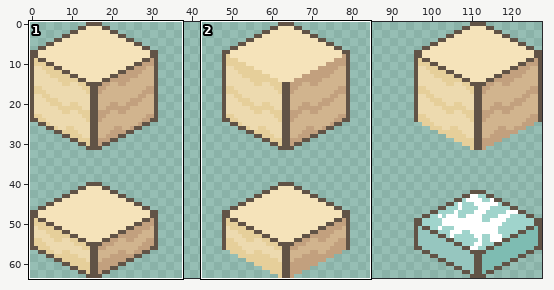
Pixel-art file, stored at Assets/Sprites/Environments/Lowland/Tilemap/Lowland_Tilemap.aseprite. Above, an overview of the earlier version with the close-up marked.
Close-up. Before the edit:
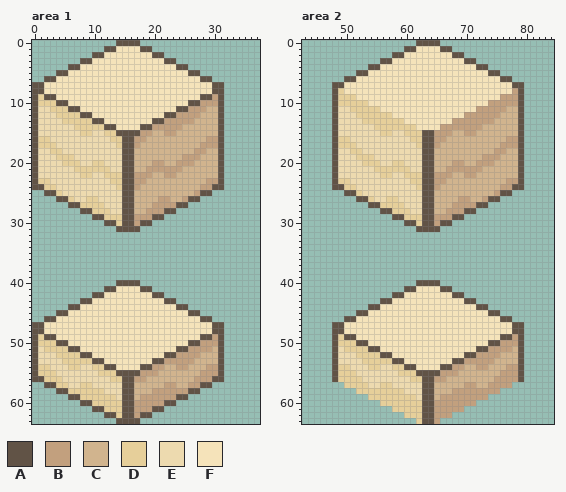
128x64 pixels, 1 frame. Shown: area 1: x 0..37, y 0..63; area 2: x 43..84, y 0..63. The commit also changed other parts of the picture, which this record leaves out.
Palette (. is transparent): A #615346  B #c2a07e  C #d1b48e  D #e6cf9a  E #eddaaf  F #f5e3ba
The same view after the edit:
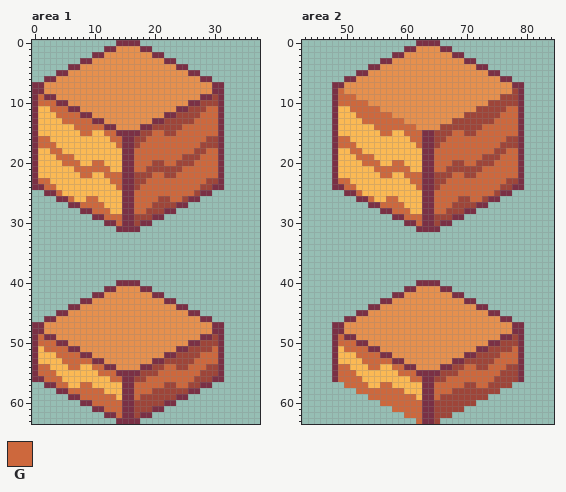
Colours new in this view: G #cd683d
Changes in this commit:
colour A: #615346 -> #7a3045
colour B: #c2a07e -> #9e4539
colour E: #eddaaf -> #fbb954
colour F: #f5e3ba -> #e6904e
Changed rows in their new state; - is a pixel that keeps its letter.
Area 1:
first column x 1:
 9 G-----------------------------
10 GGG---------------------------
11 --GGG-----------------------GG
12 ---GGGG--------------------GGG
13 ----GGGGG-----------------GGGG
14 ------GGGGG-------------GGGGGG
15 -------GG--GG------GG--GGGGGGG
16 GG----------GG----GGGGGGGGGG--
17 GGG----------G---GGGGGGGGGG---
18 --GG------------GGGGGGGGGG--GG
19 ---GGG----------GGGGGGGG---GGG
20 ----GGG--GG-----GGG--GG---GGGG
21 ------GGGGGG----GG------GGGGGG
22 -------GG--GGG-----GG--GGGGGGG
23 GG----------GG----GGGGGGGGGG--
24 -GG----------G---GGGGGGGGGG---
25 ---G------------GGGGGGGGGG----
26 -----G--GG------GGGG--GG------
27 -------GGGG-----GGG-----------
28 ---------GGG----GG------------
29 -----------GGG----------------
30 -------------G----------------
first column x 1:
49 G-----------------------------
50 GGG---------------------------
51 -GGGG------------------------G
52 ---GGGG--------------------GGG
53 ----GGGGG-----------------GGGG
54 GG---GG--GG----------GG--GGG--
55 GGG-------GGG-------GGGGGGG---
56 -GGG--------GG----GGGGGGGG----
57 ---GG--GG-------GGGGG--GG-----
58 -----GGGGGG-----GGG-----------
59 -------GGGGGG---G-------------
60 ---------GGGGG----------------
61 -----------GGG----------------
62 -------------G----------------
Area 2:
first column x 49:
 8 G-----------------------------
 9 GGG---------------------------
10 GGGGG-------------------------
11 --GGGGG---------------------GG
12 ---GGGGGG------------------GGG
13 ----GGGGGGG---------------GGGG
14 ------GGGGGGG-----------GGGGGG
15 -------GG--GGG-----GG--GGGGGGG
16 GG----------GG----GGGGGGGGGG--
17 GGG----------G---GGGGGGGGGG---
18 --GG------------GGGGGGGGGG--GG
19 ---GGG----------GGGGGGGG---GGG
20 ----GGG--GG-----GGG--GG---GGGG
21 ------GGGGGG----GG------GGGGGG
22 -------GG--GGG-----GG--GGGGGGG
23 GG----------GG----GGGGGGGGGG--
24 -GG----------G---GGGGGGGGGG---
25 ---G------------GGGGGGGGGG----
26 -----G--GG------GGGG--GG------
27 -------GGGG-----GGG-----------
28 ---------GGG----GG------------
29 -----------GGG----------------
30 -------------G----------------
first column x 49:
49 G-----------------------------
50 GGG---------------------------
51 -GGGG------------------------G
52 ---GGGG--------------------GGG
53 ----GGGGG-----------------GGGG
54 GG---GG--GG----------GG--GGG--
55 GGG-------GGG-------GGGGGGG---
56 GGGG--------GG----GGGGGGGG----
57 -GGGG--GG-------GGGGG--GG-----
58 ---GGGGGGGG-----GGG-----------
59 -----GGGGGGGG---G-------------
60 -------GGGGGGG----------------
61 ---------GGGGG----------------
62 -----------GGG----------------
63 -------------G----------------
Pixel boxes of the changes (left, top, right, bottom) in both close-ups:
changed: (32, 40, 224, 232)
changed: (32, 280, 224, 424)
changed: (332, 40, 524, 232)
changed: (332, 280, 524, 424)
